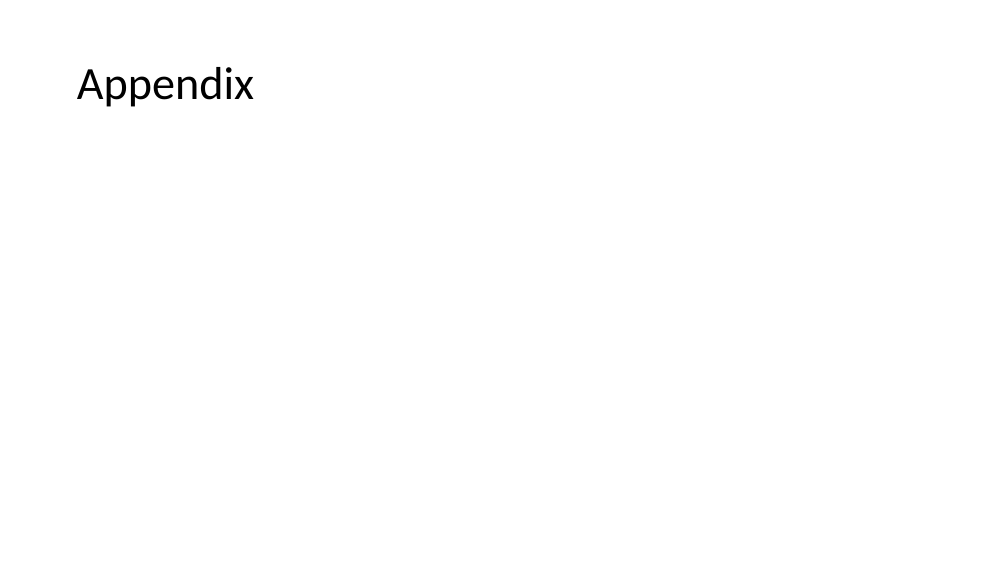
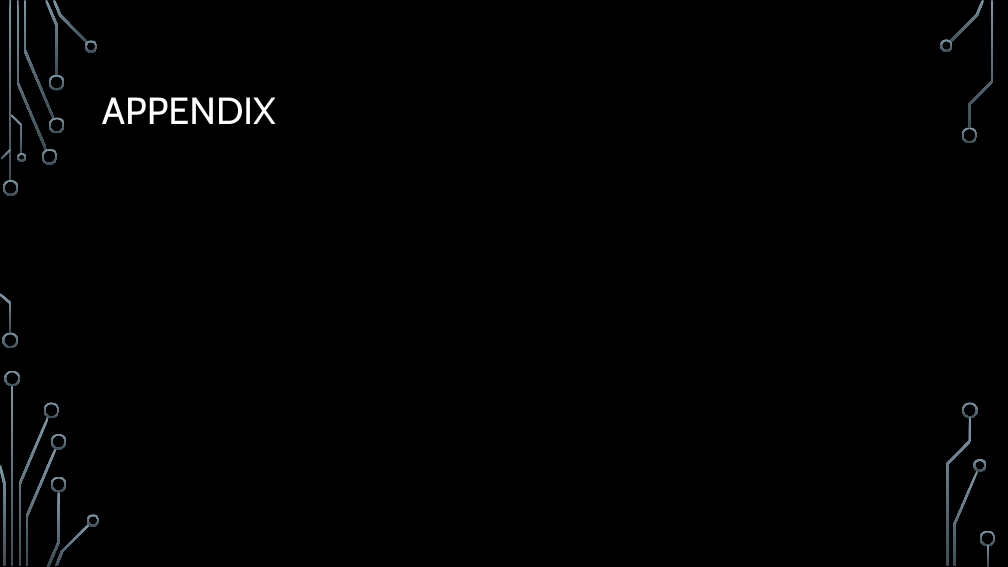
Before and after one commit to prasnitt/treasure-hunt-csharp, a slide deck: slide 12 of Design.pptx (slide 5 before the commit). Drawn at 1008x567 pixels with LibreOffice and Linux fonts; fonts in the diff are those of the drawing; background and template pictures are left out. Boxes give left, top, right and bottom in pixels: in the first picture for what was removed or moved away, otherwise in the second. Text is boxed around its words. In the diff, an @@ line names an element or a change of style, - is before the commit and + after.

```diff
--- a/Design.pptx
+++ b/Design.pptx
@@ background #FFFFFF to picture (left out) @@
@@ title at box(102, 97, 276, 124): text changed; size 44 to 36 pt; font Calibri to Cabin; text colour #000000 to #FFFFFF @@
-Appendix
+APPENDIX
@@ group added at box(0, 0, 996, 567): 33 freeform shapes, 3 rectangles @@
```
Also in this commit, not shown: 6 other slides changed, 8 slides added, 1 slide removed.
